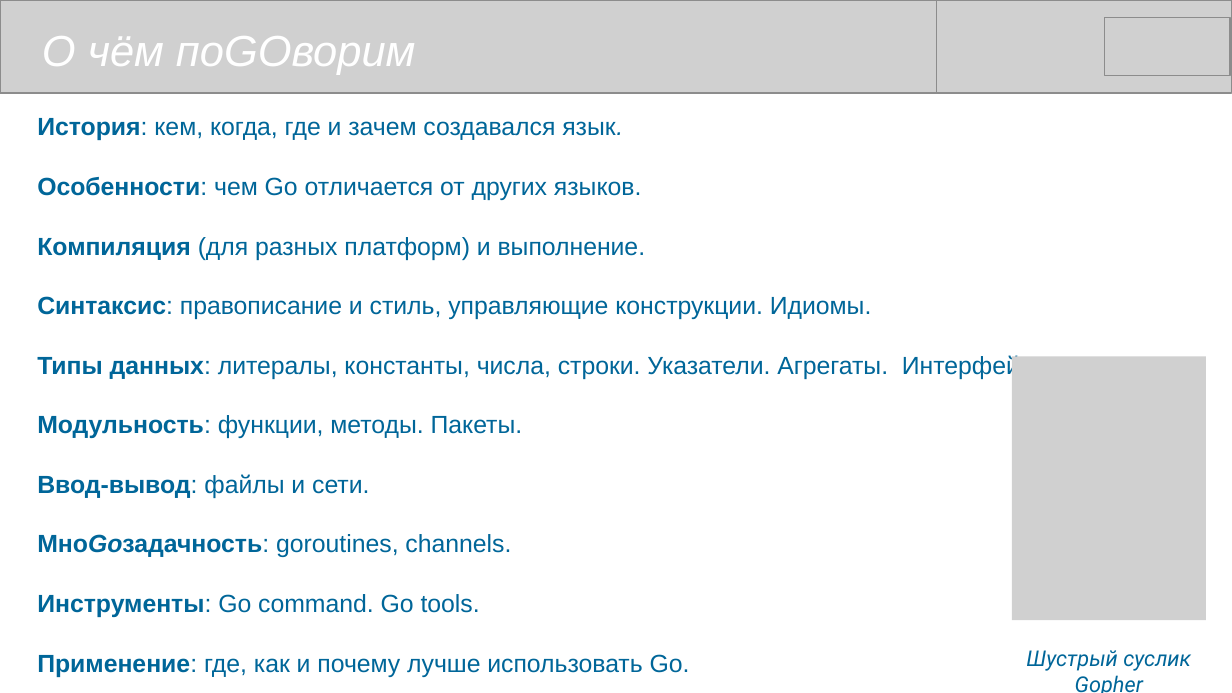
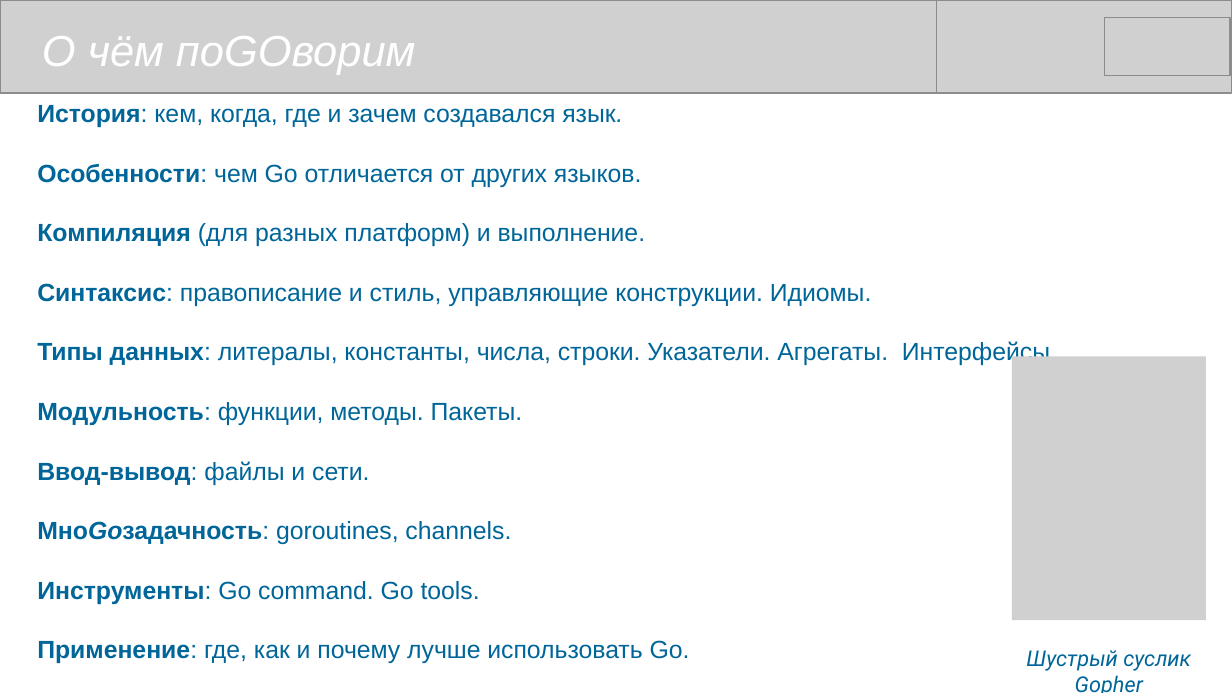
Before and after one commit to mike-shock/Go_language, a slide deck: slide 2 of Go_Intro.odp. Drawn at 1232x693 pixels with LibreOffice and Linux fonts; fonts in the diff are those of the drawing; grey boxes stand for pictures. Boxes give left, top, right and bottom in pixels: in the first picture for what was removed or moved away, otherwise in the second. Text is boxed around its words. In the diff, an @@ line names an element or a change of style, - is before the commit and + after.

```diff
--- a/Go_Intro.odp
+++ b/Go_Intro.odp
@@ text "История: кем, когда, где и ...": place and size @@
-text "История: кем, когда, где и ..." at (37,118,1057,677)
+text "История: кем, когда, где и ..." at (37,105,1057,663)
```
Also in this commit, not shown: 38 other slides changed.
